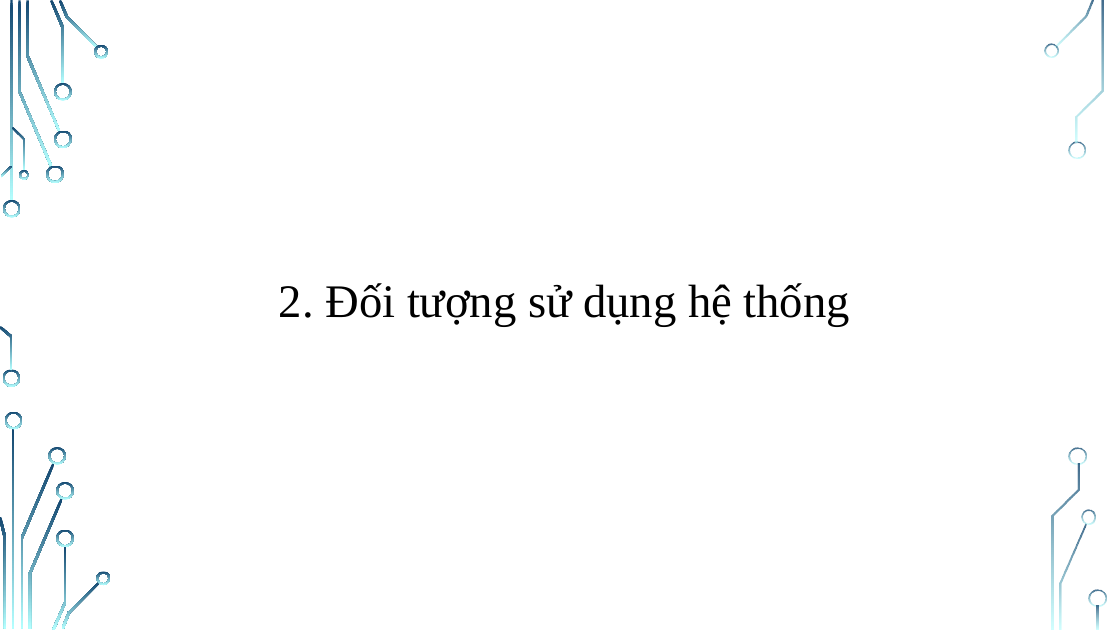
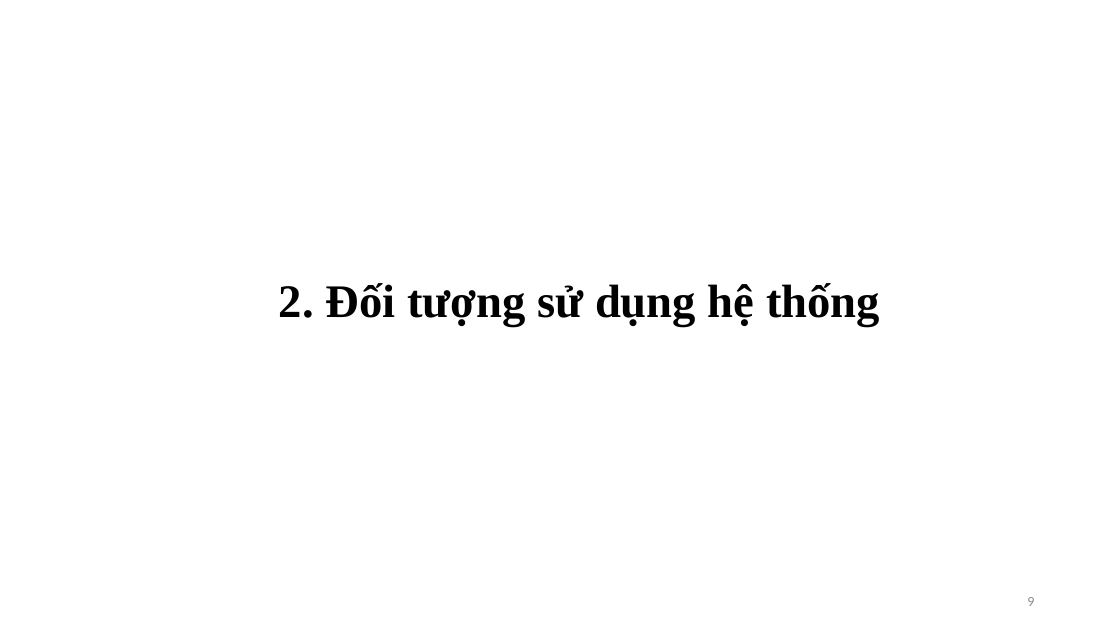
Before and after one commit to NguyenThiHao/DoAnTotNghiep, a slide deck: slide 9 of Documents/Slide do an tot nghiep.pptx. Drawn at 1120x630 pixels with LibreOffice and Linux fonts; fonts in the diff are those of the drawing; background and template pictures are left out. Boxes give left, top, right and bottom in pixels: in the first picture for what was removed or moved away, otherwise in the second. Text is boxed around its words. In the diff, an @@ line names an element or a change of style, - is before the commit and + after.

```diff
--- a/Documents/Slide do an tot nghiep.pptx
+++ b/Documents/Slide do an tot nghiep.pptx
@@ text "2. Đối tượng sử dụng ..." at (279, 283, 880, 327): bold on @@
@@ page number added at (1027, 597, 1034, 606), 12 pt, text #8C8C8C @@
+9
@@ group removed at (0, 0, 1107, 630): 33 freeform shapes, 3 rectangles @@
```
Also in this commit, not shown: 18 other slides changed, 9 slides added, 2 slides removed, 25 other files.
